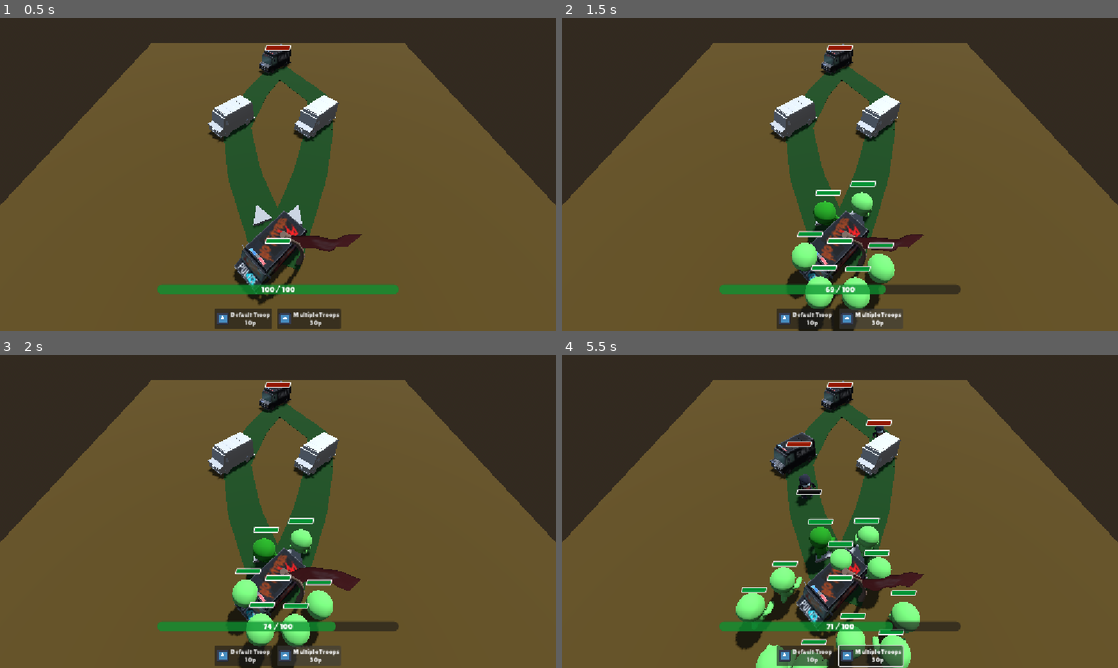
Above: before the commit, frames 1-4 (two rows, left to right).
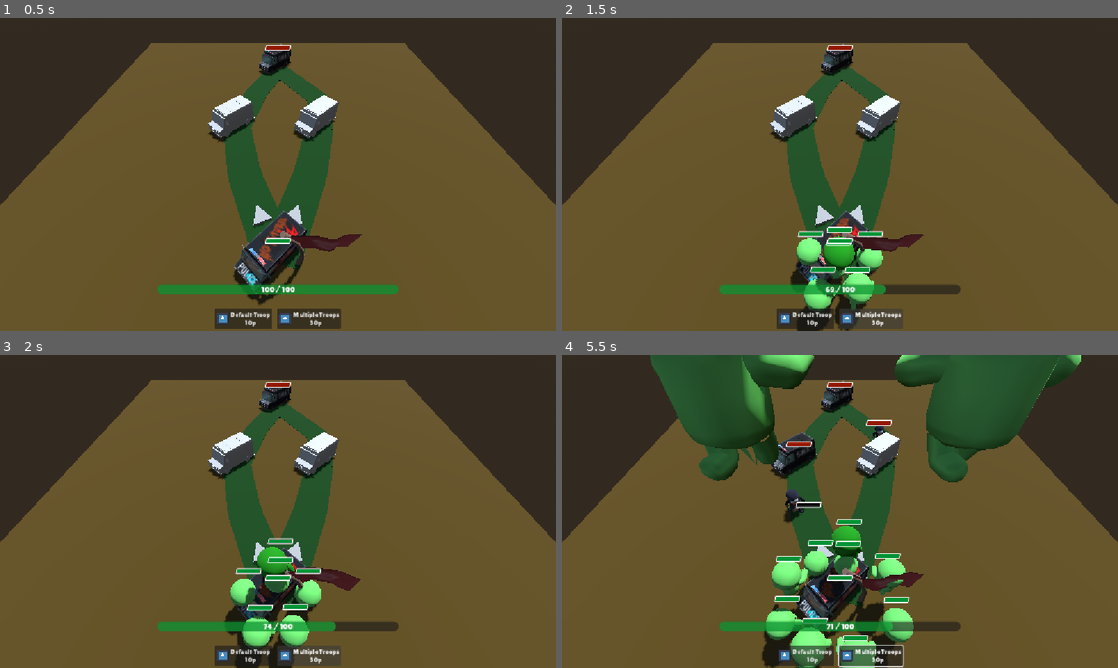
Above: after the commit, the same moments.

Repository: redd096/CrossCommunityGameJam2026
Game: Godot game, scene res://Scenes/game_scene.tscn
The game is run twice, just before and just after one commit, with the same random seed, the same clock (stepped at 60 frames per second) and the same inputs. This scene is started directly instead of the project's main scene. The engine's default icon, where the game draws it, is replaced by a stand-in: a white triangle on a blue panel in a dark square.
Inputs (mouse positions are in pixels of both pictures, inside the frame that each line leads up to):
- Up to frame 1 (0.5 s): no input
- Up to frame 2 (1.5 s): click "Default Troop 10p" at 0.5 s; click "Multiple Troops 30p" at 1.25 s
- Up to frame 3 (2 s): no input
- Up to frame 4 (5.5 s): move the mouse to (812, 574) at 2.02 s; hold Up (ui_up) 2.03-3.53 s; click (812, 574) at 2.17 s; move the mouse to (1006, 558) at 2.77 s; tap Enter (ui_accept) at 3.02, 4.52, 5.27 s; move the mouse to (673, 464) at 3.52 s; hold Left (ui_left) 3.53-5.03 s; move the mouse to (867, 511) at 4.27 s; click (867, 511) at 4.42 s; move the mouse to (756, 433) at 5.02 s; hold Down (ui_down) from 5.03 s (still down)

Frame 1 is identical in both runs. In frame 2, 3.3% of the frame differs, in the area x 40-60%, y 52-100%; in frame 3, 3.1%; in frame 4, 22%, in the area x 15-94%, y 0-100%.

Commit message:
keep the tower offset from scene

Diff:
--- a/Scripts/managers/enemy_manager.gd
+++ b/Scripts/managers/enemy_manager.gd
@@ -33,7 +33,7 @@
 	for slot: Vector2 in offsets:
 		var spawned_troop: MovableOrphanUnit = troop.troop_prefab.instantiate() as MovableOrphanUnit
 		add_child(spawned_troop)
-		spawned_troop.setup_movable_unit(troop, spawner, slot)
+		spawned_troop.setup(troop, spawner, slot)
 
 
 ## Pick a random troop, using percentages. Return null if there are no valid troops
--- a/Scripts/managers/player_manager.gd
+++ b/Scripts/managers/player_manager.gd
@@ -95,7 +95,7 @@
 	# spawn troop prefab and initialize it
 	var spawned_troop: MovableOrphanUnit = troop.troop_prefab.instantiate() as MovableOrphanUnit
 	add_child(spawned_troop)
-	spawned_troop.setup_movable_unit(troop, current_spawner, formation_slot)
+	spawned_troop.setup(troop, current_spawner, formation_slot)
 	# and emit signal
 	on_spawn_troop.emit(spawned_troop)
 
--- a/Scripts/map/map_node.gd
+++ b/Scripts/map/map_node.gd
@@ -28,12 +28,17 @@
 ## the currentUnit (the tower) is not in this array
 var current_units_on_this_node: Dictionary[MapPath, Array]
 
+var _tower_offset : Vector2 ## tower offset from this node (x, z), read from the editor placeholder
 var _current_unit : OrphanUnit ## the tower on this node
 var _arrows : Array[PathPlayerSelector] ## one for every path
 
 func _ready() -> void:
 	# on instantiate destroy editor tower placeholder
 	var placeholders: Array[Node] = find_children("*", "OrphanUnit")
+	# keep the placeholder offset, so every recreated tower is placed where it was put in scene
+	if not placeholders.is_empty():
+		var placeholder_position: Vector3 = (placeholders[0] as Node3D).global_position
+		_tower_offset = Vector2(placeholder_position.x - global_position.x, placeholder_position.z - global_position.z)
 	for p: Node in placeholders: p.queue_free()
 	# set faction and tower
 	current_faction = default_faction
@@ -69,7 +74,7 @@
 
 	_current_unit = troop_resource.troop_prefab.instantiate() as OrphanUnit
 	add_child(_current_unit)
-	_current_unit.setup(troop_resource, self)
+	_current_unit.setup(troop_resource, self, _tower_offset)
 
 	# update the flag, because a new faction can change it
 	_update_selected_spawner()
--- a/Scripts/units/movable_orphan_unit.gd
+++ b/Scripts/units/movable_orphan_unit.gd
@@ -5,20 +5,6 @@
 
 @export var spawn_height: float = 1.0 ## fix spawn height, to avoid see unit half in the ground
 @export var ragdoll: UnitRagdollComponent
-
-
-## Set stats, place the unit on its formation slot, then start the state machine [br]
-## troop: the resource with the stats of this unit [br]
-## formation_slot: x = side offset (column), y = distance (row). See MovementUtilities.get_formation_offsets
-func setup_movable_unit(troop_resource: TroopResource, map_node: MapNode, formation_slot: Vector2) -> void:
-	# call normal setup
-	setup(troop_resource, map_node)
-
-	# then move to slot
-	global_position += Vector3(formation_slot.x, spawn_height, formation_slot.y)
-
-	# and start statemachine
-	state_machine.setup(troop_resource, map_node, formation_slot)
 
 
 ## Called when an enemy attacks this unit
--- a/Scripts/units/orphan_unit.gd
+++ b/Scripts/units/orphan_unit.gd
@@ -11,17 +11,25 @@
 var current_map_node: MapNode
 
 
-## Init the character to set its node and start position. This is extended from MovableOrphanUnit
-func setup(troop_resource: TroopResource, map_node: MapNode) -> void:
+## Set stats, place the unit on its formation slot, then start the state machine [br]
+## troop_resource: the resource with the stats of this unit [br]
+## formation_slot: x = side offset (column), y = distance (row). See MovementUtilities.get_formation_offsets
+func setup(troop_resource: TroopResource, map_node: MapNode, formation_slot: Vector2) -> void:
 	is_alive = true
+
+	# set values
 	faction = troop_resource.faction
 	current_hp = troop_resource.health
 	attack_damage = troop_resource.attack_damage
 	current_map_node = map_node
+
+	# set position
 	global_position = current_map_node.global_position
+	global_position += Vector3(formation_slot.x, 0, formation_slot.y)
 
+	# start statemachine
 	if (state_machine):
-		state_machine.setup(troop_resource, map_node, Vector2.ZERO)
+		state_machine.setup(troop_resource, map_node, formation_slot)
 
 ## Called when an enemy attacks this unit. Extended from MovableOrphanUnit [br]
 func receive_attack(attacker_faction: UnitUtilities.ECharacterFaction, damage : float, _from_position: Vector3) -> void:
